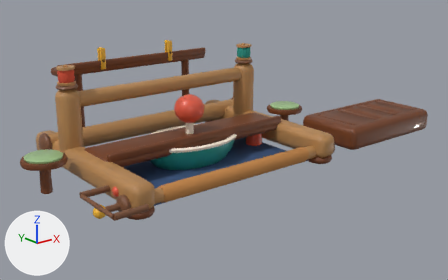
What one commit did to the glTF model public/models/loom.glb.
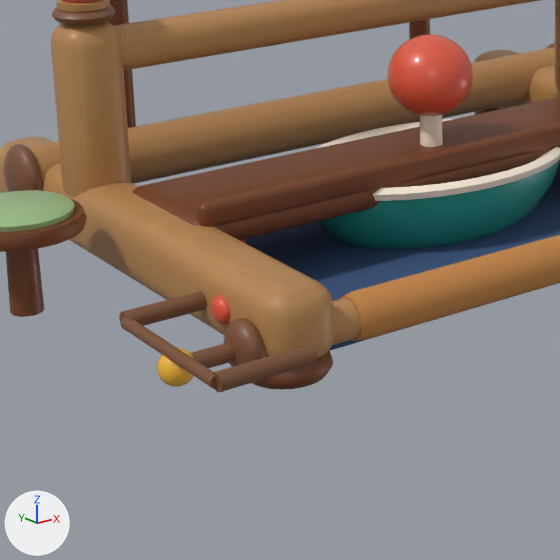
The first picture shows the older version from a 50 mm lens placed at (-0.397, -0.559, 0.241), pointed at (0.053, 0.003, 0.016). The close-ups show the older and then the newer version on the part from 8% to 52% of the width and 29% to 100% of the height of that picture. Only the edits that show in the close-ups are written down. The lights are fixed; the arrows at lower left show +X, +Y and +Z. Where no turn or scale is listed for an object, it has been applied to the vertices.

In view in the first close-up: 'BackBeam', 'BasketBowl', 'BasketRim', 'Bed', 'BobbinRod', 'BobbinRodMount', 'BobbinRodMount.001', 'Cap0', 'ClothWrap', 'FrontBeamCrank', 'FrontBeamHandle', 'HeddleBar', 'PerchPadL', 'PostL', 'RailL', 'ShelfLip', 'ShelfTop' and 16 more.
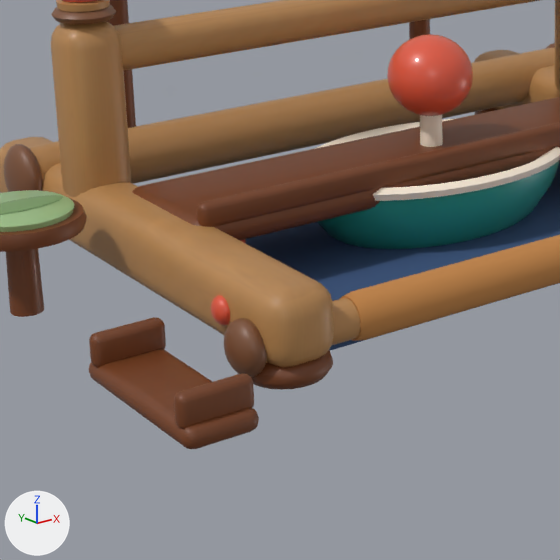
Diff of the bpy script that builds the scene:
```diff
--- a/public/models/loom.glb.py
+++ b/public/models/loom.glb.py
@@ mat_paintsagedark @@
+mat_paintsagedark = principled_material('PaintSageDark')
+mat_paintsagedark.base_color = (0.195, 0.337, 0.133)  # green #7a9d66
+mat_paintsagedark.roughness = 0.6
+mat_paintsagedark.coat_weight = 0.1
@@ me_sphere_004_1 @@
+me_sphere_004_1.from_pydata(...)  # a UV sphere (24 segments, 12 rings, poles along z) spanning x -0.185..-0.151, y 0.0115..0.0245, z 0.0395..0.0409
+me_sphere_004_1.materials.append(mat_paintsagedark)  # green #7a9d66
@@ me_cube_024_1 @@
+me_cube_024_1.from_pydata(...)  # 96 vertices, 188 faces; spans x -0.178..-0.152, y -0.119..-0.113, z 0.006..0.018
+me_cube_024_1.materials.append(mat_walnutwood)
@@ me_cube_023_1 @@
+me_cube_023_1.from_pydata(...)  # 96 vertices, 188 faces; spans x -0.178..-0.152, y -0.061..-0.055, z 0.006..0.018
+me_cube_023_1.materials.append(mat_walnutwood)
@@ me_cube_022_1 @@
+me_cube_022_1.from_pydata(...)  # 96 vertices, 188 faces; spans x -0.178..-0.152, y -0.122..-0.052, z 0.0..0.008
+me_cube_022_1.materials.append(mat_walnutwood)
@@ ob_bobbinrod @@
-ob_bobbinrod = bpy.data.objects.new('BobbinRod', me_bobbinrod)
-ob_bobbinrod.location = (0.0, 0.0, 0.0)
@@ ob_bobbinrodmount @@
-ob_bobbinrodmount = bpy.data.objects.new('BobbinRodMount', me_bobbinrodmount)
-ob_bobbinrodmount.location = (0.0, 0.0, 0.0)
@@ ob_bobbinrodmount_001 @@
-ob_bobbinrodmount_001 = bpy.data.objects.new('BobbinRodMount.001', me_bobbinrodmount_001)
-ob_bobbinrodmount_001.location = (0.0, 0.0, 0.0)
@@ ob_frontbeamcrank @@
-ob_frontbeamcrank = bpy.data.objects.new('FrontBeamCrank', me_frontbeamcrank)
-ob_frontbeamcrank.location = (0.0, 0.0, 0.0)
@@ ob_frontbeamhandle @@
-ob_frontbeamhandle = bpy.data.objects.new('FrontBeamHandle', me_sphere_004)
-ob_frontbeamhandle.location = (0.0, 0.0, 0.0)
@@ ob_perchdentl @@
+ob_perchdentl = bpy.data.objects.new('PerchDentL', me_sphere_004_1)
+ob_perchdentl.location = (0.0, 0.0, 0.0)
@@ ob_bobbinrodcradleend_001 @@
+ob_bobbinrodcradleend_001 = bpy.data.objects.new('BobbinRodCradleEnd.001', me_cube_024_1)
+ob_bobbinrodcradleend_001.location = (0.0, 0.0, 0.0)
@@ ob_bobbinrodcradleend @@
+ob_bobbinrodcradleend = bpy.data.objects.new('BobbinRodCradleEnd', me_cube_023_1)
+ob_bobbinrodcradleend.location = (0.0, 0.0, 0.0)
@@ ob_bobbinrodcradle @@
+ob_bobbinrodcradle = bpy.data.objects.new('BobbinRodCradle', me_cube_022_1)
+ob_bobbinrodcradle.location = (0.0, 0.0, 0.0)
```

What differs and where, as boxes [x1, y1, x2, y2] in the close-ups (560 x 560 px):
'BobbinRodCradle', added: after [89, 349, 259, 449]
'BobbinRodCradleEnd.001', added: after [174, 373, 254, 429]
'BobbinRodCradleEnd', added: after [89, 317, 166, 368]
'BobbinRodMount.001', deleted (brown): before [213, 344, 318, 392]
'BobbinRod', deleted (brown): before [120, 317, 217, 389]
'BobbinRodMount', deleted (brown): before [119, 292, 207, 330]
'FrontBeamHandle', deleted (orange): before [157, 348, 194, 387]
'FrontBeamCrank', deleted (brown): before [191, 343, 235, 368]
'PerchDentL', added (green): after [0, 195, 63, 215]
